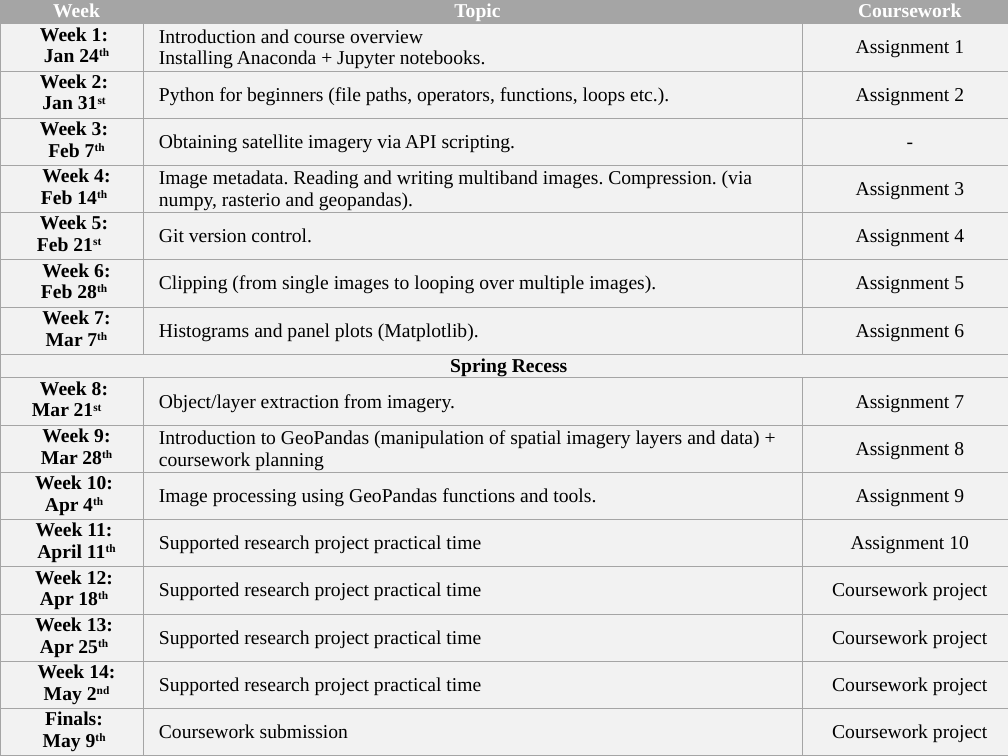
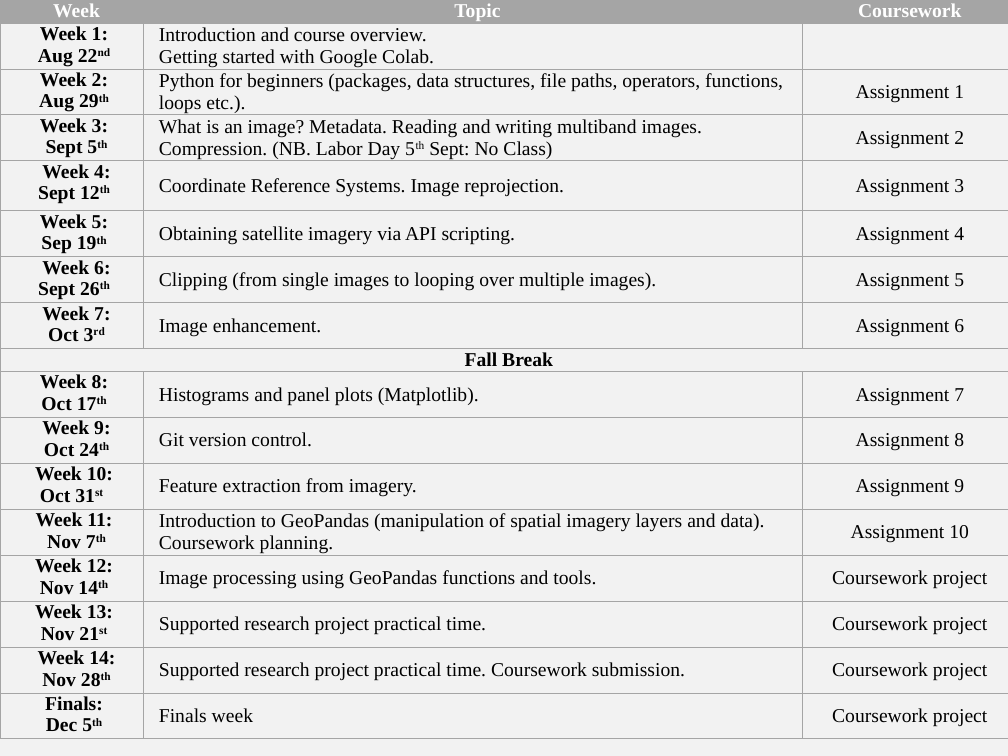
Before and after one commit to edwardoughton/satellite-image-analysis, a slide deck: slide 1 of syllabus/format.pptx. Drawn at 1008x756 pixels with LibreOffice and Linux fonts; fonts in the diff are those of the drawing. Boxes give left, top, right and bottom in pixels: in the first picture for what was removed or moved away, otherwise in the second. Text is boxed around its words. In the diff, an @@ line names an element or a change of style, - is before the commit and + after.

Commit message:
Update syllabus and course project

```diff
--- a/syllabus/format.pptx
+++ b/syllabus/format.pptx
@@ table at [0,0,1008,756] @@
-row 2: Week 1: / Jan 24th | Introduction and course overview / Installing Anaconda + Jupyter notebooks. | Assignment 1
+row 2: Week 1: / Aug 22nd | Introduction and course overview. / Getting started with Google Colab. | 
-row 3: Week 2: / Jan 31st | Python for beginners (file paths, operators, functions, loops etc.). | Assignment 2
+row 3: Week 2: / Aug 29th | Python for beginners (packages, data structures, file paths, operators, functions, loops etc.). | Assignment 1
-row 4: Week 3: / Feb 7th | Obtaining satellite imagery via API scripting. | -
+row 4: Week 3: / Sept 5th | What is an image? Metadata. Reading and writing multiband images. Compression. (NB. Labor Day 5th Sept: No Class) | Assignment 2
-row 5, column 1: Week 4: / Feb 14th
+row 5, column 1: Week 4: / Sept 12th
-row 5, column 2: Image metadata. Reading and writing multiband images. Compression. (via numpy, rasterio and geopandas).
+row 5, column 2: Coordinate Reference Systems. Image reprojection.
-row 6, column 1: Week 5: / Feb 21st
+row 6, column 1: Week 5: / Sep 19th
-row 6, column 2: Git version control.
+row 6, column 2: Obtaining satellite imagery via API scripting.
-row 7, column 1: Week 6: / Feb 28th
+row 7, column 1: Week 6: / Sept 26th
-row 8, column 1: Week 7: / Mar 7th
+row 8, column 1: Week 7: / Oct 3rd
-row 8, column 2: Histograms and panel plots (Matplotlib).
+row 8, column 2: Image enhancement.
-row 9, column 1: Spring Recess
+row 9, column 1: Fall Break
-row 10, column 1: Week 8: / Mar 21st
+row 10, column 1: Week 8: / Oct 17th
-row 10, column 2: Object/layer extraction from imagery.
+row 10, column 2: Histograms and panel plots (Matplotlib).
-row 11, column 1: Week 9: / Mar 28th
+row 11, column 1: Week 9: / Oct 24th
-row 11, column 2: Introduction to GeoPandas (manipulation of spatial imagery layers and data) + coursework planning
+row 11, column 2: Git version control.
-row 12, column 1: Week 10: / Apr 4th
+row 12, column 1: Week 10: / Oct 31st
-row 12, column 2: Image processing using GeoPandas functions and tools.
+row 12, column 2: Feature extraction from imagery.
-row 13, column 1: Week 11: / April 11th
+row 13, column 1: Week 11: / Nov 7th
-row 13, column 2: Supported research project practical time
+row 13, column 2: Introduction to GeoPandas (manipulation of spatial imagery layers and data). Coursework planning.
-row 14, column 1: Week 12: / Apr 18th
+row 14, column 1: Week 12: / Nov 14th
-row 14, column 2: Supported research project practical time
+row 14, column 2: Image processing using GeoPandas functions and tools.
-row 15, column 1: Week 13: / Apr 25th
+row 15, column 1: Week 13: / Nov 21st
-row 15, column 2: Supported research project practical time
+row 15, column 2: Supported research project practical time.
-row 16, column 1: Week 14: / May 2nd
+row 16, column 1: Week 14: / Nov 28th
-row 16, column 2: Supported research project practical time
+row 16, column 2: Supported research project practical time. Coursework submission.
-row 17, column 1: Finals: / May 9th
+row 17, column 1: Finals: / Dec 5th
-row 17, column 2: Coursework submission
+row 17, column 2: Finals week
```
Also in this commit, not shown: 12 other files.
